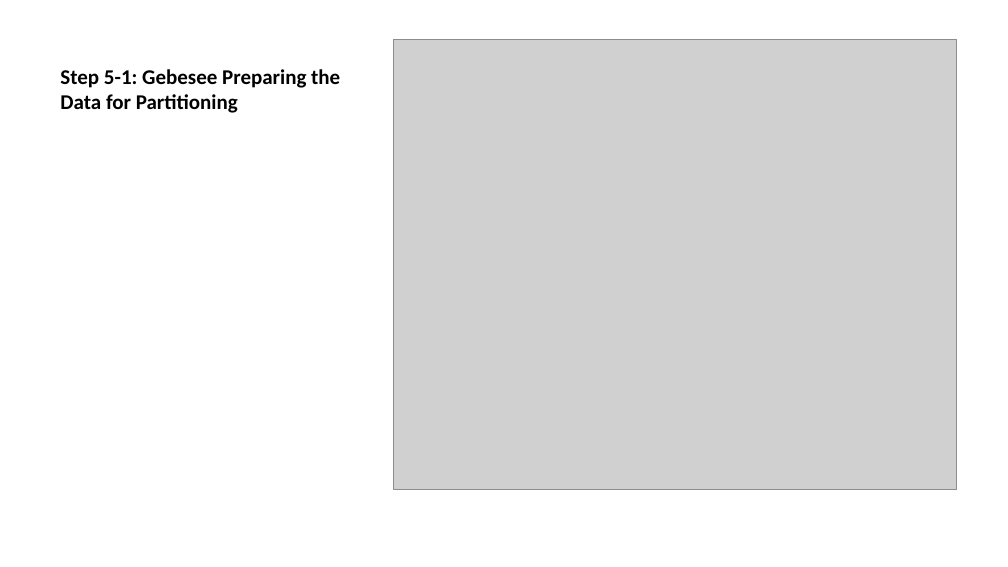
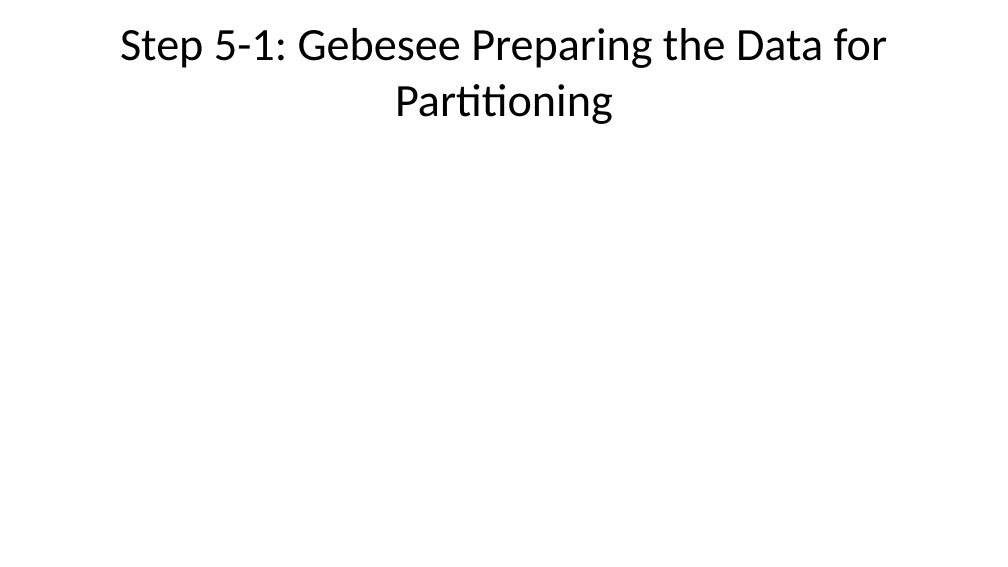
Before and after one commit to yusriy/reddyproc_class, a slide deck: slide 40 of R/REddyProc_presentation.pptx (slide 15 before the commit). Drawn at 1008x567 pixels with LibreOffice and Linux fonts; fonts in the diff are those of the drawing; grey boxes stand for pictures. Boxes give left, top, right and bottom in pixels: in the first picture for what was removed or moved away, otherwise in the second. Text is boxed around its words. In the diff, an @@ line names an element or a change of style, - is before the commit and + after.

```diff
--- a/R/REddyProc_presentation.pptx
+++ b/R/REddyProc_presentation.pptx
@@ title "Step 5-1: Gebesee Preparing the ..." at (x1=120, y1=28, x2=887, y2=124): size 15 to 33 pt, bold off; alignment left to centre; vertical alignment bottom to middle @@
@@ picture removed at (x1=393, y1=39, x2=956, y2=490) @@
```
Also in this commit, not shown: 13 other slides changed, 40 slides added, 3 slides removed, 9 other files.
